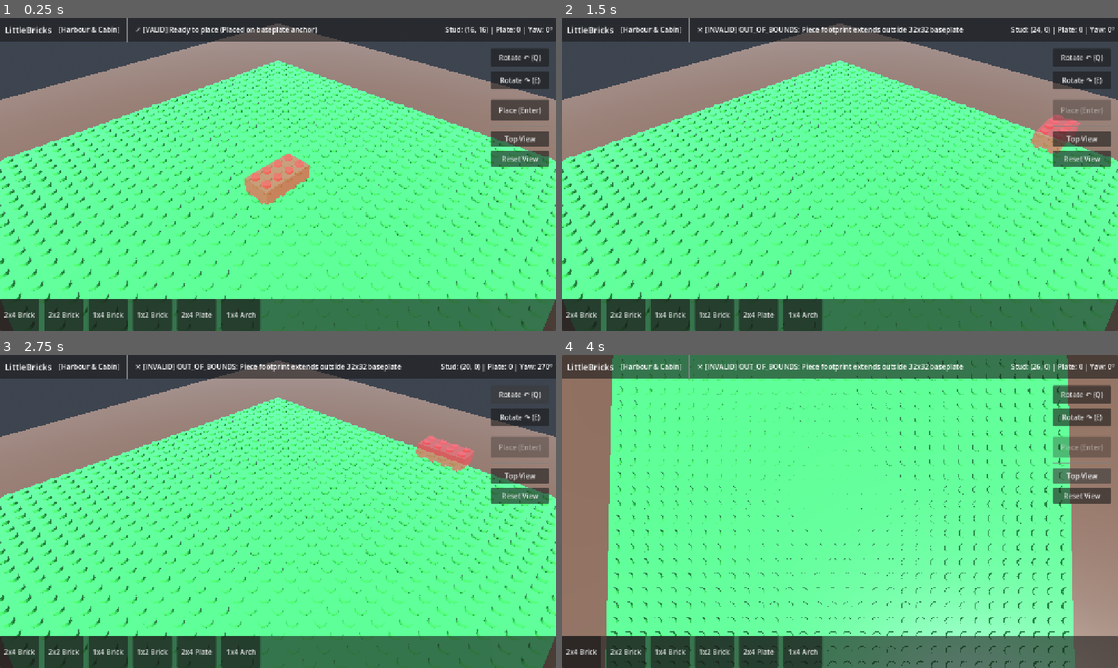
Above: before the commit, frames 1-4 (two rows, left to right).
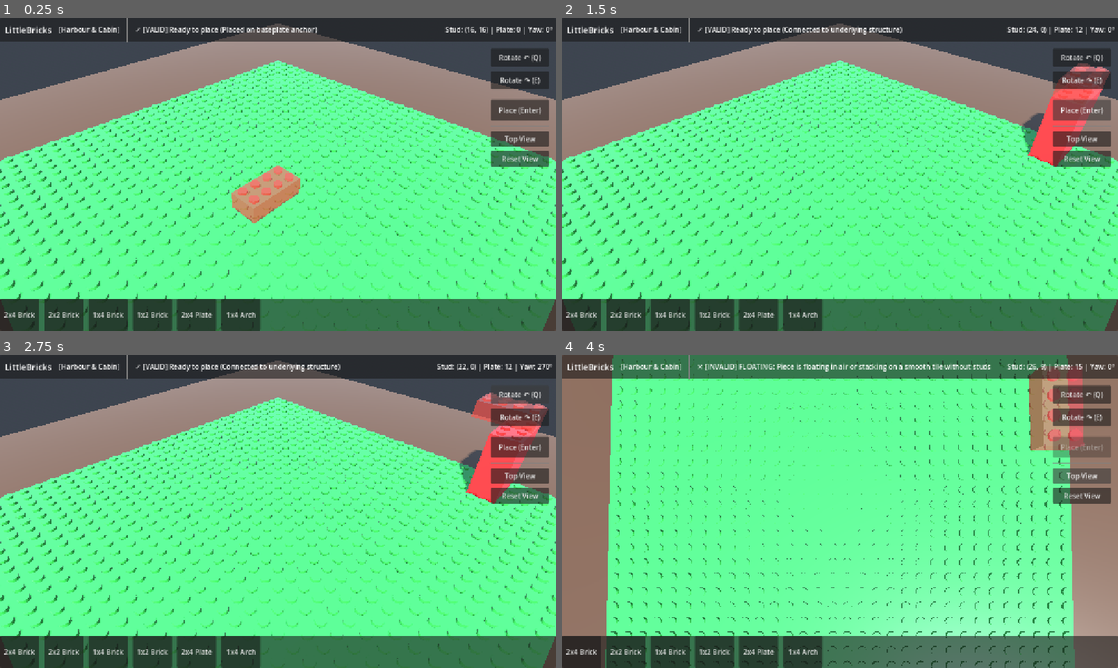
Above: after the commit, the same moments.

Repository: JEDIx420/littlebricks
Game: Godot game, scene res://client/scenes/main.tscn
The game is run twice, just before and just after one commit, with the same random seed, the same clock (stepped at 60 frames per second) and the same inputs.
Inputs (mouse positions are in pixels of both pictures, inside the frame that each line leads up to):
- Up to frame 1 (0.25 s): no input
- Up to frame 2 (1.5 s): click "Place (Enter)" at 0.5 s; click (1084, 108) at 1.25 s, where only the run after the commit has a clickable "Place (Enter)"
- Up to frame 3 (2.75 s): click "Rotate ↶ (Q)" at 2 s
- Up to frame 4 (4 s): click "Rotate ↷ (E)" at 2.75 s; click "Top View" at 3.5 s

The runs differ from the first frame. In frame 1, 1.4% of the frame differs, in the area x 41-56%, y 43-66%; in frame 2, 3.3%; in frame 3, 4.6%, in the area x 24-100%, y 2-48%; in frame 4, 3.2%.

Commit message:
LB-054: Establish canonical stud lattice and pivot contract (PC-04..PC-06)

Diff:
--- a/game/client/scripts/benchmark_scene.gd
+++ b/game/client/scripts/benchmark_scene.gd
@@ -58,10 +58,12 @@
 			if p_def.is_empty():
 				continue
 
+			var dims: Array = p_def.get("dimensions_studs", [1, 3, 1])
+			var rot_step: int = count % 4
 			var node: Node3D = PartMeshBuilder.build_part_node(p_def, color)
-			var wpos: Vector3 = TableView.grid_to_world(gx, gz, z_plate)
+			var wpos: Vector3 = TableView.grid_to_world(gx, gz, z_plate, dims, rot_step)
 			node.position = wpos
-			node.rotation_degrees = Vector3(0, float((count % 4) * 90), 0)
+			node.rotation_degrees = PlacementRules.get_rotation_degrees(rot_step)
 			pieces_container.add_child(node)
 			count += 1
 
--- a/game/client/scripts/exploration_controller.gd
+++ b/game/client/scripts/exploration_controller.gd
@@ -75,9 +75,10 @@
 		var color: Color = p.get("color", Color.WHITE)
 
 		var p_def = catalog.get_part(part_id)
+		var dims = p_def.get("dimensions_studs", [1, 3, 1])
 		var p_node = PartMeshBuilder.build_part_node(p_def, color)
-		p_node.position = TableView.grid_to_world(gx, gz, z_plate)
-		p_node.rotation_degrees = Vector3(0, float(rot_step * 90), 0)
+		p_node.position = TableView.grid_to_world(gx, gz, z_plate, dims, rot_step)
+		p_node.rotation_degrees = PlacementRules.get_rotation_degrees(rot_step)
 		visual_pieces_container.add_child(p_node)
 
 	# 3. Instantiate explorer at valid spawn
--- a/game/client/scripts/main.gd
+++ b/game/client/scripts/main.gd
@@ -148,7 +148,9 @@
 		var t: float = (plane_y - from.y) / dir.y
 		if t > 0:
 			var hit_pos: Vector3 = from + dir * t
-			var new_grid: Vector2i = TableView.world_to_grid(hit_pos)
+			var p_def: Dictionary = catalog.get_part(selected_part_id)
+			var dims: Array = p_def.get("dimensions_studs", [1, 3, 1])
+			var new_grid: Vector2i = TableView.world_to_grid(hit_pos, dims, current_rotation_step)
 			if new_grid != current_grid_pos:
 				current_grid_pos = new_grid
 				_validate_and_update_ghost()
@@ -174,10 +176,12 @@
 
 	is_current_placement_valid = last_validation_result.get("valid", false)
 
-	# Update ghost transform
-	var world_pos: Vector3 = TableView.grid_to_world(current_grid_pos.x, current_grid_pos.y, current_layer_plate)
+	# Update ghost transform using canonical stud lattice
+	var p_def: Dictionary = catalog.get_part(selected_part_id)
+	var dims: Array = p_def.get("dimensions_studs", [1, 3, 1])
+	var world_pos: Vector3 = TableView.grid_to_world(current_grid_pos.x, current_grid_pos.y, current_layer_plate, dims, current_rotation_step)
 	ghost_preview.position = world_pos
-	ghost_preview.rotation_degrees = Vector3(0, float(current_rotation_step) * 90.0, 0)
+	ghost_preview.rotation_degrees = PlacementRules.get_rotation_degrees(current_rotation_step)
 
 	# Update visual tint and cues
 	_apply_validity_appearance(is_current_placement_valid)
--- a/game/client/scripts/table_view.gd
+++ b/game/client/scripts/table_view.gd
@@ -75,17 +75,10 @@
 			mm.set_instance_transform(idx, t)
 			idx += 1
 
-## Convert integer grid (gx in 0..31, gz in 0..31, z_plate in plates) to world coordinates
-static func grid_to_world(gx: int, gz: int, z_plate: int) -> Vector3:
-	var half_grid: float = (GRID_SIZE - 1) * 0.5
-	var wx: float = (float(gx) - half_grid) * STUD_SPACING
-	var wz: float = (float(gz) - half_grid) * STUD_SPACING
-	var wy: float = 0.1 + (float(z_plate) * PLATE_HEIGHT)
-	return Vector3(wx, wy, wz)
+## Convert integer grid (gx, gz, z_plate) to canonical 3D world coordinates
+static func grid_to_world(gx: int, gz: int, z_plate: int, dims_studs: Array = [1, 3, 1], rot_step: int = 0) -> Vector3:
+	return PlacementRules.grid_to_world(gx, gz, z_plate, dims_studs, rot_step)
 
-## Convert world point to closest integer grid (gx, gz) on baseplate
-static func world_to_grid(world_pos: Vector3) -> Vector2i:
-	var half_grid: float = (GRID_SIZE - 1) * 0.5
-	var gx: int = int(round((world_pos.x / STUD_SPACING) + half_grid))
-	var gz: int = int(round((world_pos.z / STUD_SPACING) + half_grid))
-	return Vector2i(clampi(gx, 0, GRID_SIZE - 1), clampi(gz, 0, GRID_SIZE - 1))
+## Convert world point to closest integer grid anchor (gx, gz) on baseplate
+static func world_to_grid(world_pos: Vector3, dims_studs: Array = [1, 3, 1], rot_step: int = 0) -> Vector2i:
+	return PlacementRules.world_to_grid(world_pos, dims_studs, rot_step)
--- a/game/core/exploration_world.gd
+++ b/game/core/exploration_world.gd
@@ -46,8 +46,9 @@
 		if p_def.is_empty():
 			continue
 
+		var dims: Array = p_def.get("dimensions_studs", [1, 3, 1])
 		var col_boxes: Array = p_def.get("collision_boxes", [])
-		var base_world: Vector3 = TableView.grid_to_world(gx, gz, z_plate)
+		var base_world: Vector3 = TableView.grid_to_world(gx, gz, z_plate, dims, rot_step)
 
 		for b in col_boxes:
 			var c_raw: Array = b.get("center", [0.0, 0.6, 0.0])
@@ -91,8 +92,9 @@
 		var prot: int = p.get("rotation_step", 0)
 
 		var p_def: Dictionary = catalog.get_part(part_id)
+		var dims: Array = p_def.get("dimensions_studs", [1, 3, 1])
 		var col_boxes: Array = p_def.get("collision_boxes", [])
-		var base_w: Vector3 = TableView.grid_to_world(pgx, pgz, pz)
+		var base_w: Vector3 = TableView.grid_to_world(pgx, pgz, pz, dims, prot)
 
 		for b in col_boxes:
 			var c_raw: Array = b.get("center", [0.0, 0.6, 0.0])
--- a/game/core/placement_rules.gd
+++ b/game/core/placement_rules.gd
@@ -11,6 +11,41 @@
 const EPSILON: float = 0.01
 
 const PartCatalog = preload("res://core/part_catalog.gd")
+
+## Calculate 2D bounding footprint (dx, dz) in studs given dimensions and rotation step
+static func get_part_footprint(dims_studs: Array, rot_step: int) -> Vector2i:
+	var dx: int = int(dims_studs[0])
+	var dz: int = int(dims_studs[2])
+	return Vector2i(dz, dx) if (rot_step % 2) == 1 else Vector2i(dx, dz)
+
+## Calculate exact continuous geometric center of the part in grid coordinates.
+## (gx, gz) is the integer minimum stud anchor coordinate on the 32x32 lattice.
+static func get_part_center_grid(dims_studs: Array, gx: int, gz: int, rot_step: int) -> Vector2:
+	var fp: Vector2i = get_part_footprint(dims_studs, rot_step)
+	return Vector2(float(gx) + (float(fp.x) - 1.0) * 0.5, float(gz) + (float(fp.y) - 1.0) * 0.5)
+
+## Convert integer grid anchor (gx, gz, z_plate) to canonical 3D world position (bottom center)
+static func grid_to_world(gx: int, gz: int, z_plate: int, dims_studs: Array = [1, 3, 1], rot_step: int = 0) -> Vector3:
+	var c: Vector2 = get_part_center_grid(dims_studs, gx, gz, rot_step)
+	var half_grid: float = (float(GRID_SIZE) - 1.0) * 0.5 # 15.5
+	var wx: float = (c.x - half_grid) * STUD_SPACING
+	var wz: float = (c.y - half_grid) * STUD_SPACING
+	var wy: float = 0.1 + (float(z_plate) * PLATE_HEIGHT)
+	return Vector3(wx, wy, wz)
+
+## Canonical 3D Euler angles (degrees) for a rotation step around Y axis
+static func get_rotation_degrees(rot_step: int) -> Vector3:
+	return Vector3(0.0, -float(rot_step % 4) * 90.0, 0.0)
+
+## Convert continuous 3D world position to integer grid anchor (minimum occupied stud)
+static func world_to_grid(world_pos: Vector3, dims_studs: Array = [1, 3, 1], rot_step: int = 0) -> Vector2i:
+	var fp: Vector2i = get_part_footprint(dims_studs, rot_step)
+	var half_grid: float = (float(GRID_SIZE) - 1.0) * 0.5
+	var rx: float = (world_pos.x / STUD_SPACING) + half_grid
+	var rz: float = (world_pos.z / STUD_SPACING) + half_grid
+	var gx: int = int(round(rx - (float(fp.x) - 1.0) * 0.5))
+	var gz: int = int(round(rz - (float(fp.y) - 1.0) * 0.5))
+	return Vector2i(clampi(gx, 0, GRID_SIZE - fp.x), clampi(gz, 0, GRID_SIZE - fp.y))
 
 var catalog: PartCatalog
 
@@ -43,8 +78,9 @@
 func get_part_aabbs(part_id: String, gx: int, gz: int, z_plate: int, rot_step: int) -> Array[GridAABB]:
 	var p: Dictionary = catalog.get_part(part_id)
 	var boxes: Array = p.get("collision_boxes", [])
+	var dims: Array = p.get("dimensions_studs", [1, 3, 1])
+	var center_grid: Vector2 = get_part_center_grid(dims, gx, gz, rot_step)
 	var res: Array[GridAABB] = []
-
 	var base_y: float = float(z_plate) * PLATE_HEIGHT
 
 	for b in boxes:
@@ -53,7 +89,7 @@
 
 		# Rotate center around Y axis
 		var rot_c2d: Vector2 = PartCatalog.rotate_coord(raw_c[0], raw_c[2], rot_step)
-		var center_world: Vector3 = Vector3(float(gx) + rot_c2d.x, base_y + float(raw_c[1]), float(gz) + rot_c2d.y)
+		var center_world: Vector3 = Vector3(center_grid.x + rot_c2d.x, base_y + float(raw_c[1]), center_grid.y + rot_c2d.y)
 
 		# Size swaps width and depth if rotated 90 or 270 deg
 		var size_world: Vector3
@@ -68,11 +104,14 @@
 
 ## Calculate all absolute stud positions occupied by bottom sockets of a piece
 func get_absolute_bottom_sockets(part_id: String, gx: int, gz: int, z_plate: int, rot_step: int) -> Array[Vector3i]:
+	var p: Dictionary = catalog.get_part(part_id)
+	var dims: Array = p.get("dimensions_studs", [1, 3, 1])
+	var center_grid: Vector2 = get_part_center_grid(dims, gx, gz, rot_step)
 	var local_sockets: Array[Vector2] = catalog.get_bottom_sockets(part_id, rot_step)
 	var res: Array[Vector3i] = []
 	for s in local_sockets:
-		var sx: int = int(round(float(gx) + s.x))
-		var sz: int = int(round(float(gz) + s.y))
+		var sx: int = int(round(center_grid.x + s.x))
+		var sz: int = int(round(center_grid.y + s.y))
 		res.append(Vector3i(sx, z_plate, sz))
 	return res
 
@@ -81,12 +120,13 @@
 	var p: Dictionary = catalog.get_part(part_id)
 	var dims: Array = p.get("dimensions_studs", [1, 3, 1])
 	var top_z_plate: int = z_plate + int(dims[1])
+	var center_grid: Vector2 = get_part_center_grid(dims, gx, gz, rot_step)
 
 	var local_studs: Array[Vector2] = catalog.get_top_studs(part_id, rot_step)
 	var res: Array[Vector3i] = []
 	for s in local_studs:
-		var sx: int = int(round(float(gx) + s.x))
-		var sz: int = int(round(float(gz) + s.y))
+		var sx: int = int(round(center_grid.x + s.x))
+		var sz: int = int(round(center_grid.y + s.y))
 		res.append(Vector3i(sx, top_z_plate, sz))
 	return res
 
@@ -108,11 +148,15 @@
 
 	# 2. Board and height bounds
 	var dims: Array = p.get("dimensions_studs", [1, 3, 1])
+	var fp: Vector2i = get_part_footprint(dims, rot_step)
 	var height_plates: int = int(dims[1])
 	if z_plate < 0:
 		return {"valid": false, "code": "OUT_OF_BOUNDS", "reason": "Placement height cannot be negative"}
 	if (z_plate + height_plates) > MAX_LAYER_PLATES:
 		return {"valid": false, "code": "OUT_OF_BOUNDS", "reason": "Placement exceeds maximum height limit"}
+
+	if gx < 0 or (gx + fp.x) > GRID_SIZE or gz < 0 or (gz + fp.y) > GRID_SIZE:
+		return {"valid": false, "code": "OUT_OF_BOUNDS", "reason": "Piece footprint extends outside 32x32 baseplate"}
 
 	# Check all socket and body bounds
 	var sockets: Array[Vector3i] = get_absolute_bottom_sockets(part_id, gx, gz, z_plate, rot_step)
--- a/game/replay/replay_timeline.gd
+++ b/game/replay/replay_timeline.gd
@@ -113,10 +113,11 @@
 	var color: Color = p.get("color", Color.WHITE)
 
 	var p_def = catalog.get_part(part_id)
+	var dims = p_def.get("dimensions_studs", [1, 3, 1])
 	var node = PartMeshBuilder.build_part_node(p_def, color)
-	var target_wpos = TableView.grid_to_world(gx, gz, z)
+	var target_wpos = TableView.grid_to_world(gx, gz, z, dims, rot)
 
-	node.rotation_degrees = Vector3(0, float(rot * 90), 0)
+	node.rotation_degrees = PlacementRules.get_rotation_degrees(rot)
 	node.position = target_wpos
 	pieces_root.add_child(node)
 
--- /dev/null
+++ b/game/tests/test_canonical_lattice.gd
@@ -0,0 +1,183 @@
+extends SceneTree
+
+## Dedicated regression suite for Canonical Stud Lattice & Pivot Contract (LB-054, PC-04, PC-05, PC-06).
+
+const PlacementRules = preload("res://core/placement_rules.gd")
+const PartCatalog = preload("res://core/part_catalog.gd")
+const TableView = preload("res://client/scripts/table_view.gd")
+
+func _init() -> void:
+	print("--- Running LittleBricks Canonical Stud Lattice Suite (LB-054) ---")
+	var catalog: PartCatalog = PartCatalog.new()
+	var loaded = catalog.load_catalog("res://assets/catalog/parts_manifest.json")
+	if not loaded:
+		print("FAILED: Could not load parts manifest.")
+		quit(1)
+		return
+
+	var rules: PlacementRules = PlacementRules.new(catalog)
+
+	# =========================================================================
+	# Test Group 1: PC-04 Golden Fixture (1x4 on 2x4 at all 4 rotations)
+	# =========================================================================
+	print("\n[Group 1: PC-04 Golden Fixture 1x4 on 2x4]")
+
+	# Base 2x4 at (8, 8, z=0, rot=0)
+	var board_rot0: Array = [
+		{"part_id": "brick_2x4", "grid_x": 8, "grid_z": 8, "layer_plate": 0, "rotation_step": 0}
+	]
+
+	# Verify base 2x4 studs in canonical grid coordinates
+	var top_studs_2x4: Array[Vector3i] = rules.get_absolute_top_studs("brick_2x4", 8, 8, 0, 0)
+	assert_eq(top_studs_2x4.size(), 8, "2x4 must have exactly 8 top studs")
+	for s in top_studs_2x4:
+		if s.x < 8 or s.x > 9 or s.z < 8 or s.z > 11 or s.y != 3:
+			print("FAILED: 2x4 stud out of expected footprint [8..9, 8..11, y=3]: %s" % str(s))
+			quit(1)
+			return
+	print("PASS: 2x4 top studs exactly cover x={8, 9}, z={8..11} at plate 3.")
+
+	# 1x4 at rot=0 on Row 0 (gx=8) -> must have 4 matching studs
+	var r_row0 = rules.validate_placement("brick_1x4", 8, 8, 3, 0, board_rot0)
+	assert_true(r_row0.get("valid", false), "1x4 on Row 0 (gx=8, rot=0) must be VALID")
+	assert_eq(r_row0.get("connected_studs", 0), 4, "1x4 on Row 0 must have 4 connected studs")
+	print("PASS: 1x4 cleanly aligns with Row 0 (x=8) at rot=0.")
+
+	# 1x4 at rot=0 on Row 1 (gx=9) -> must have 4 matching studs
+	var r_row1 = rules.validate_placement("brick_1x4", 9, 8, 3, 0, board_rot0)
+	assert_true(r_row1.get("valid", false), "1x4 on Row 1 (gx=9, rot=0) must be VALID")
+	assert_eq(r_row1.get("connected_studs", 0), 4, "1x4 on Row 1 must have 4 connected studs")
+	print("PASS: 1x4 cleanly aligns with Row 1 (x=9) at rot=0.")
+
+	# 1x4 off the piece (gx=10) -> must be FLOATING
+	var r_off = rules.validate_placement("brick_1x4", 10, 8, 3, 0, board_rot0)
+	assert_false(r_off.get("valid", false), "1x4 at gx=10 must be FLOATING")
+	assert_eq(r_off.get("code", ""), "FLOATING", "Code must be FLOATING")
+	print("PASS: 1x4 at gx=10 correctly rejected as FLOATING.")
+
+	# 1x4 at rot=2 (180 deg) on Row 0 and Row 1
+	var r_rot2_row0 = rules.validate_placement("brick_1x4", 8, 8, 3, 2, board_rot0)
+	assert_true(r_rot2_row0.get("valid", false), "1x4 at rot=2 on Row 0 must be VALID")
+	assert_eq(r_rot2_row0.get("connected_studs", 0), 4, "1x4 at rot=2 must connect 4 studs")
+	var r_rot2_row1 = rules.validate_placement("brick_1x4", 9, 8, 3, 2, board_rot0)
+	assert_true(r_rot2_row1.get("valid", false), "1x4 at rot=2 on Row 1 must be VALID")
+	assert_eq(r_rot2_row1.get("connected_studs", 0), 4, "1x4 at rot=2 must connect 4 studs")
+	print("PASS: 1x4 at rot=2 (180°) cleanly aligns with Row 0 and Row 1.")
+
+	# Now test 2x4 at rot=1 (90 deg): footprint is (4, 2), studs at x={8..11}, z={8, 9}
+	var board_rot1: Array = [
+		{"part_id": "brick_2x4", "grid_x": 8, "grid_z": 8, "layer_plate": 0, "rotation_step": 1}
+	]
+	var r_rot1_row0 = rules.validate_placement("brick_1x4", 8, 8, 3, 1, board_rot1)
+	assert_true(r_rot1_row0.get("valid", false), "1x4 at rot=1 on Row 0 (gz=8) must be VALID")
+	assert_eq(r_rot1_row0.get("connected_studs", 0), 4, "1x4 at rot=1 on Row 0 must have 4 connected studs")
+	var r_rot1_row1 = rules.validate_placement("brick_1x4", 8, 9, 3, 1, board_rot1)
+	assert_true(r_rot1_row1.get("valid", false), "1x4 at rot=1 on Row 1 (gz=9) must be VALID")
+	assert_eq(r_rot1_row1.get("connected_studs", 0), 4, "1x4 at rot=1 on Row 1 must have 4 connected studs")
+	var r_rot1_off = rules.validate_placement("brick_1x4", 8, 10, 3, 1, board_rot1)
+	assert_false(r_rot1_off.get("valid", false), "1x4 at gz=10 must be FLOATING")
+	print("PASS: 1x4 at rot=1 (90°) cleanly aligns with Row 0 (z=8) and Row 1 (z=9).")
+
+	# Test 2x4 at rot=3 (270 deg)
+	var board_rot3: Array = [
+		{"part_id": "brick_2x4", "grid_x": 8, "grid_z": 8, "layer_plate": 0, "rotation_step": 3}
+	]
+	var r_rot3_row0 = rules.validate_placement("brick_1x4", 8, 8, 3, 3, board_rot3)
+	assert_true(r_rot3_row0.get("valid", false), "1x4 at rot=3 on Row 0 must be VALID")
+	var r_rot3_row1 = rules.validate_placement("brick_1x4", 8, 9, 3, 3, board_rot3)
+	assert_true(r_rot3_row1.get("valid", false), "1x4 at rot=3 on Row 1 must be VALID")
+	print("PASS: 1x4 at rot=3 (270°) cleanly aligns with Row 0 and Row 1.")
+
+	# Cross-stacking: 1x4 at rot=1 placed across 2x4 at rot=0
+	var r_cross = rules.validate_placement("brick_1x4", 7, 9, 3, 1, board_rot0)
+	assert_true(r_cross.get("valid", false), "1x4 cross-stacking across 2x4 must be VALID")
+	assert_eq(r_cross.get("connected_studs", 0), 2, "Cross-stacking 1x4 across 2x4 connects exactly 2 studs")
+	print("PASS: Cross-stacking 1x4 across 2x4 connects exactly 2 studs.")
+
+	# =========================================================================
+	# Test Group 2: PC-05 Odd and Even Parity Check
+	# =========================================================================
+	print("\n[Group 2: PC-05 Odd & Even Parity Check]")
+	var test_parts: Array[String] = [
+		"brick_1x1", "brick_1x2", "brick_1x3", "brick_1x4",
+		"brick_2x2", "brick_2x3", "brick_2x4",
+		"plate_1x2", "plate_2x2", "tile_1x4", "tile_2x2"
+	]
+	for pid in test_parts:
+		var pdef = catalog.get_part(pid)
+		var dims = pdef.get("dimensions_studs", [1, 3, 1])
+		for rot in range(4):
+			var sockets = rules.get_absolute_bottom_sockets(pid, 10, 10, 0, rot)
+			for s in sockets:
+				# Must be exact integer coordinates
+				assert_eq(s.y, 0, "%s socket y must match z_plate" % pid)
+			var studs = rules.get_absolute_top_studs(pid, 10, 10, 0, rot)
+			for s in studs:
+				assert_eq(s.y, int(dims[1]), "%s stud y must be z_plate + height" % pid)
+
+			# Check round-trip world_to_grid and grid_to_world
+			var wpos = PlacementRules.grid_to_world(10, 10, 0, dims, rot)
+			var recovered_grid = PlacementRules.world_to_grid(wpos, dims, rot)
+			assert_eq(recovered_grid, Vector2i(10, 10), "%s round-trip grid_to_world -> world_to_grid failed" % pid)
+
+	print("PASS: All 11 odd/even parts preserve integer stud addresses and round-trip world coordinates.")
+
+	# Smooth tiles must reject stacking
+	var tile_board: Array = [
+		{"part_id": "tile_1x4", "grid_x": 12, "grid_z": 12, "layer_plate": 0, "rotation_step": 0}
+	]
+	var r_tile_stack = rules.validate_placement("brick_1x1", 12, 12, 1, 0, tile_board)
+	assert_false(r_tile_stack.get("valid", false), "Stacking on smooth tile must be rejected")
+	assert_eq(r_tile_stack.get("code", ""), "FLOATING", "Stacking on tile must report FLOATING")
+	print("PASS: Smooth tile_1x4 top surface correctly rejects stacking as FLOATING.")
+
+	# =========================================================================
+	# Test Group 3: PC-06 Baseplate Boundaries and Corners
+	# =========================================================================
+	print("\n[Group 3: PC-06 Baseplate Boundaries & Corners]")
+	var empty_board: Array = []
+
+	# Corners: (0, 0), (30, 0), (0, 28), (30, 28) for 2x4
+	assert_true(rules.validate_placement("brick_2x4", 0, 0, 0, 0, empty_board).get("valid", false), "Corner (0, 0) must be VALID")
+	assert_true(rules.validate_placement("brick_2x4", 30, 0, 0, 0, empty_board).get("valid", false), "Corner (30, 0) must be VALID")
+	assert_true(rules.validate_placement("brick_2x4", 0, 28, 0, 0, empty_board).get("valid", false), "Corner (0, 28) must be VALID")
+	assert_true(rules.validate_placement("brick_2x4", 30, 28, 0, 0, empty_board).get("valid", false), "Corner (30, 28) must be VALID")
+	print("PASS: All 4 baseplate corners accept 2x4 placement.")
+
+	# Out of bounds
+	assert_false(rules.validate_placement("brick_2x4", -1, 0, 0, 0, empty_board).get("valid", false), "Negative X must be OUT_OF_BOUNDS")
+	assert_false(rules.validate_placement("brick_2x4", 0, -1, 0, 0, empty_board).get("valid", false), "Negative Z must be OUT_OF_BOUNDS")
+	assert_false(rules.validate_placement("brick_2x4", 31, 0, 0, 0, empty_board).get("valid", false), "X=31 for 2x4 must be OUT_OF_BOUNDS")
+	assert_false(rules.validate_placement("brick_2x4", 0, 29, 0, 0, empty_board).get("valid", false), "Z=29 for 2x4 must be OUT_OF_BOUNDS")
+	assert_false(rules.validate_placement("brick_2x4", 0, 0, -1, 0, empty_board).get("valid", false), "Negative layer must be OUT_OF_BOUNDS")
+	assert_false(rules.validate_placement("brick_2x4", 0, 0, 120, 0, empty_board).get("valid", false), "Exceeding max height must be OUT_OF_BOUNDS")
+	print("PASS: Negative coords, board overflow, and height limits strictly rejected as OUT_OF_BOUNDS.")
+
+	# =========================================================================
+	# Test Group 4: Rotation Degrees Parity with PartCatalog.rotate_coord
+	# =========================================================================
+	print("\n[Group 4: 3D Rotation Contract Parity]")
+	for rot in range(4):
+		var rot_deg = PlacementRules.get_rotation_degrees(rot)
+		assert_eq(rot_deg.x, 0.0, "Rotation X must be 0")
+		assert_eq(rot_deg.z, 0.0, "Rotation Z must be 0")
+		assert_eq(rot_deg.y, -float(rot) * 90.0, "Rotation Y must match -rot * 90 deg")
+	print("PASS: PlacementRules.get_rotation_degrees matches clockwise Y rotation.")
+
+	print("\nALL LB-054 CANONICAL STUD LATTICE REGRESSION CHECKS PASSED.")
+	quit(0)
+
+func assert_true(val: bool, msg: String) -> void:
+	if not val:
+		print("ASSERTION FAILED (expected true): %s" % msg)
+		quit(1)
+
+func assert_false(val: bool, msg: String) -> void:
+	if val:
+		print("ASSERTION FAILED (expected false): %s" % msg)
+		quit(1)
+
+func assert_eq(a, b, msg: String) -> void:
+	if a != b:
+		print("ASSERTION FAILED (%s != %s): %s" % [str(a), str(b), msg])
+		quit(1)
--- a/game/tests/test_placement_rules.gd
+++ b/game/tests/test_placement_rules.gd
@@ -24,10 +24,10 @@
 	# Add brick to board
 	board.append({"part_id": "brick_2x4", "grid_x": 10, "grid_z": 10, "layer_plate": 0, "rotation_step": 0})
 
-	# Test 2: Out of bounds (negative coordinate)
-	var r2 = rules.validate_placement("brick_2x4", 0, 0, 0, 0, board)
-	# 2x4 centered at (0, 0) has sockets at -1.5, -0.5, etc -> extends to -1 which is < 0!
-	if r2.get("valid", false):
+	# Test 2: Out of bounds (negative coordinate and exceeding grid bounds)
+	var r2 = rules.validate_placement("brick_2x4", -1, 10, 0, 0, board)
+	var r2_edge = rules.validate_placement("brick_2x4", 31, 30, 0, 0, board) # 31 + 2 = 33 > 32!
+	if r2.get("valid", false) or r2_edge.get("valid", false):
 		print("FAILED Test 2: Out of bounds placement was accepted!")
 		quit(1)
 		return
@@ -80,8 +80,8 @@
 	var arch_board: Array = [
 		{"part_id": "arch_1x4", "grid_x": 20, "grid_z": 20, "layer_plate": 0, "rotation_step": 0}
 	]
-	# Arch center is open up to height 0.8; placing a 1x1 plate (height 0.4) in the center (grid 20, 20) at z=0 should NOT collide!
-	var r8 = rules.validate_placement("plate_1x2", 20, 20, 0, 0, arch_board)
+	# Arch center is open up to height 0.8; placing a 1x2 plate (height 0.4) in the opening (grid 20, 21) at z=0 should NOT collide!
+	var r8 = rules.validate_placement("plate_1x2", 20, 21, 0, 0, arch_board)
 	if not r8.get("valid", false):
 		print("FAILED Test 8: Arch opening was blocked by false collision: %s" % str(r8))
 		quit(1)
Not shown, changed: docs/STATUS.md
Not shown, added: docs/evidence/LB-054-canonical-stud-lattice.md
